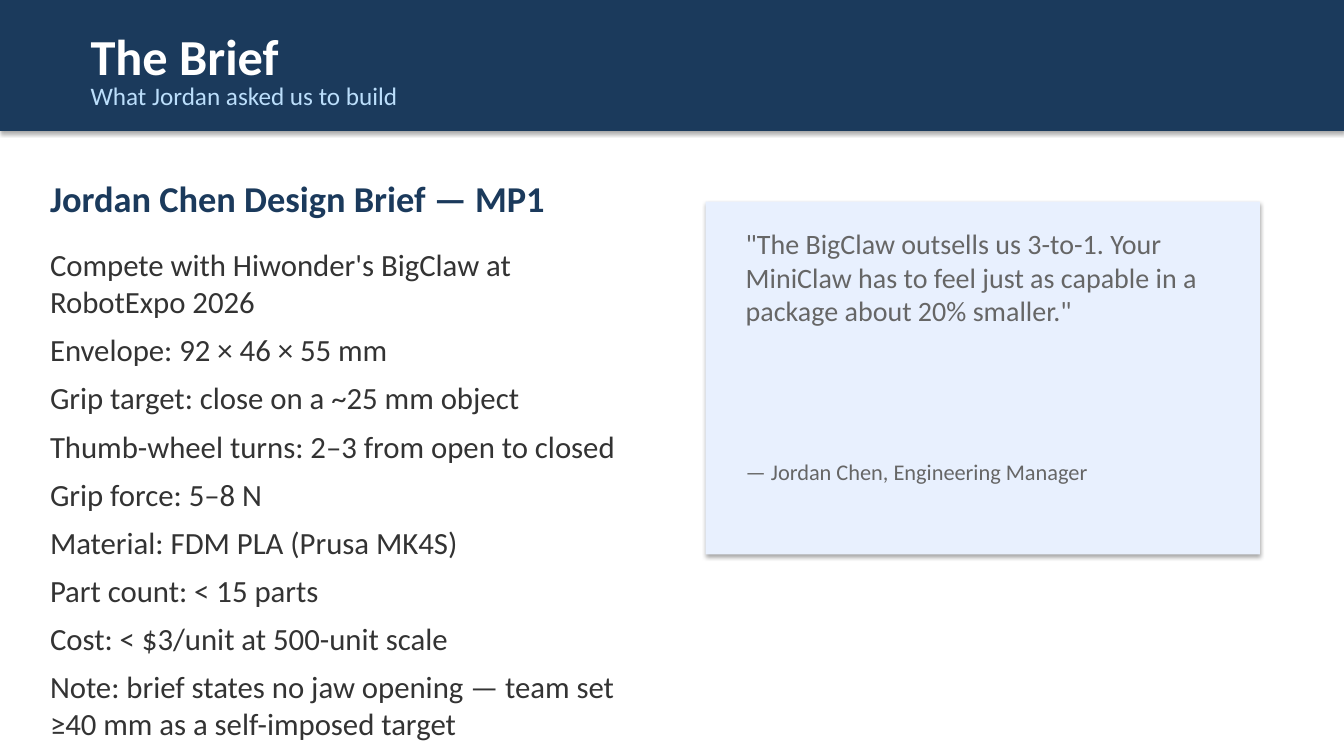
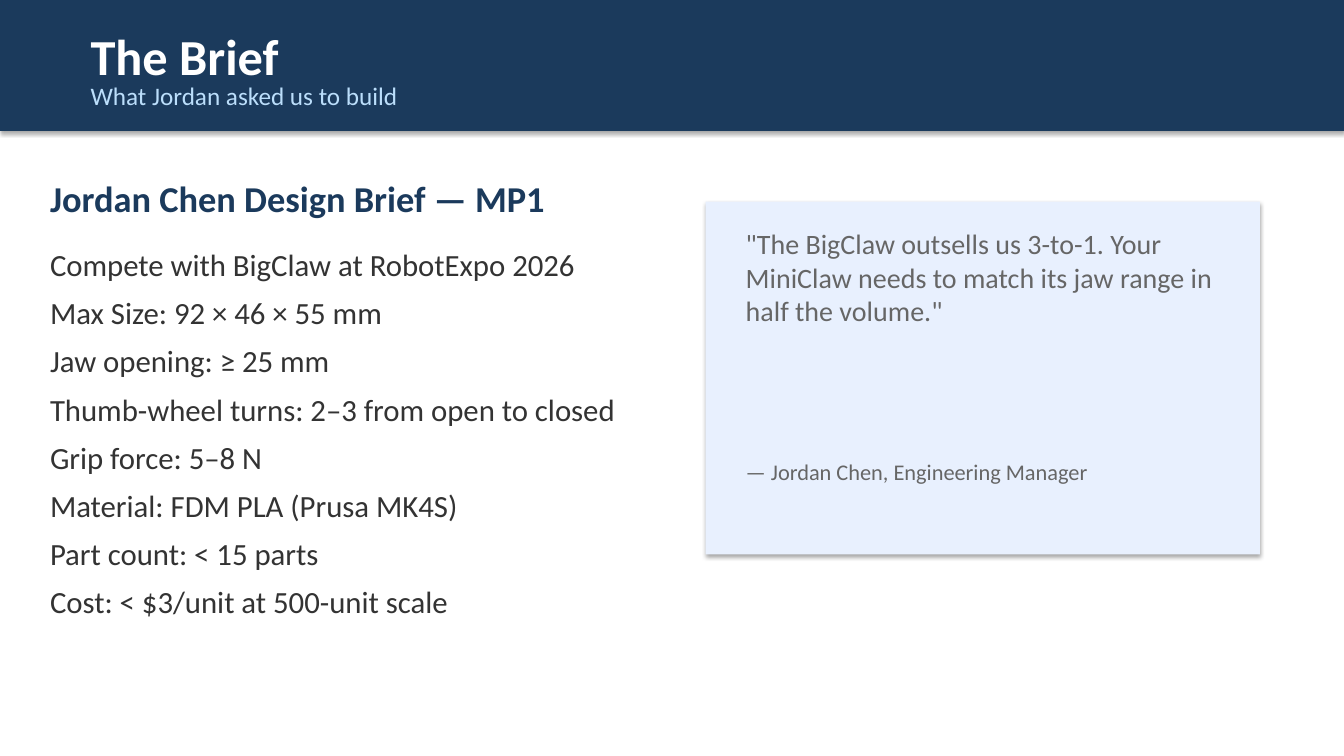
Before and after one commit to DavidR734/ai-in-pd-spring2026-2, a slide deck: slide 2 of MP5/slides.pptx. Drawn at 1344x756 pixels with LibreOffice and Linux fonts; fonts in the diff are those of the drawing. Boxes give left, top, right and bottom in pixels: in the first picture for what was removed or moved away, otherwise in the second. Text is boxed around its words. In the diff, an @@ line names an element or a change of style, - is before the commit and + after.

```diff
--- a/MP5/slides.pptx
+++ b/MP5/slides.pptx
@@ text at (746, 234, 1212, 321): text changed @@
-"The BigClaw outsells us 3-to-1. Your MiniClaw has to feel just as capable in a package about 20% smaller."
+"The BigClaw outsells us 3-to-1. Your MiniClaw needs to match its jaw range in half the volume."
@@ text at (50, 254, 574, 378): text changed @@
-Compete with Hiwonder's BigClaw at RobotExpo 2026
-Envelope: 92 × 46 × 55 mm
-Grip target: close on a ~25 mm object
+Compete with BigClaw at RobotExpo 2026
+Max Size: 92 × 46 × 55 mm
+Jaw opening: ≥ 25 mm
@@ text at (50, 676, 614, 741): paragraph removed @@
-Note: brief states no jaw opening — team set ≥40 mm as a self-imposed target
```
Also in this commit, not shown: 5 other slides changed, 2 other files.
